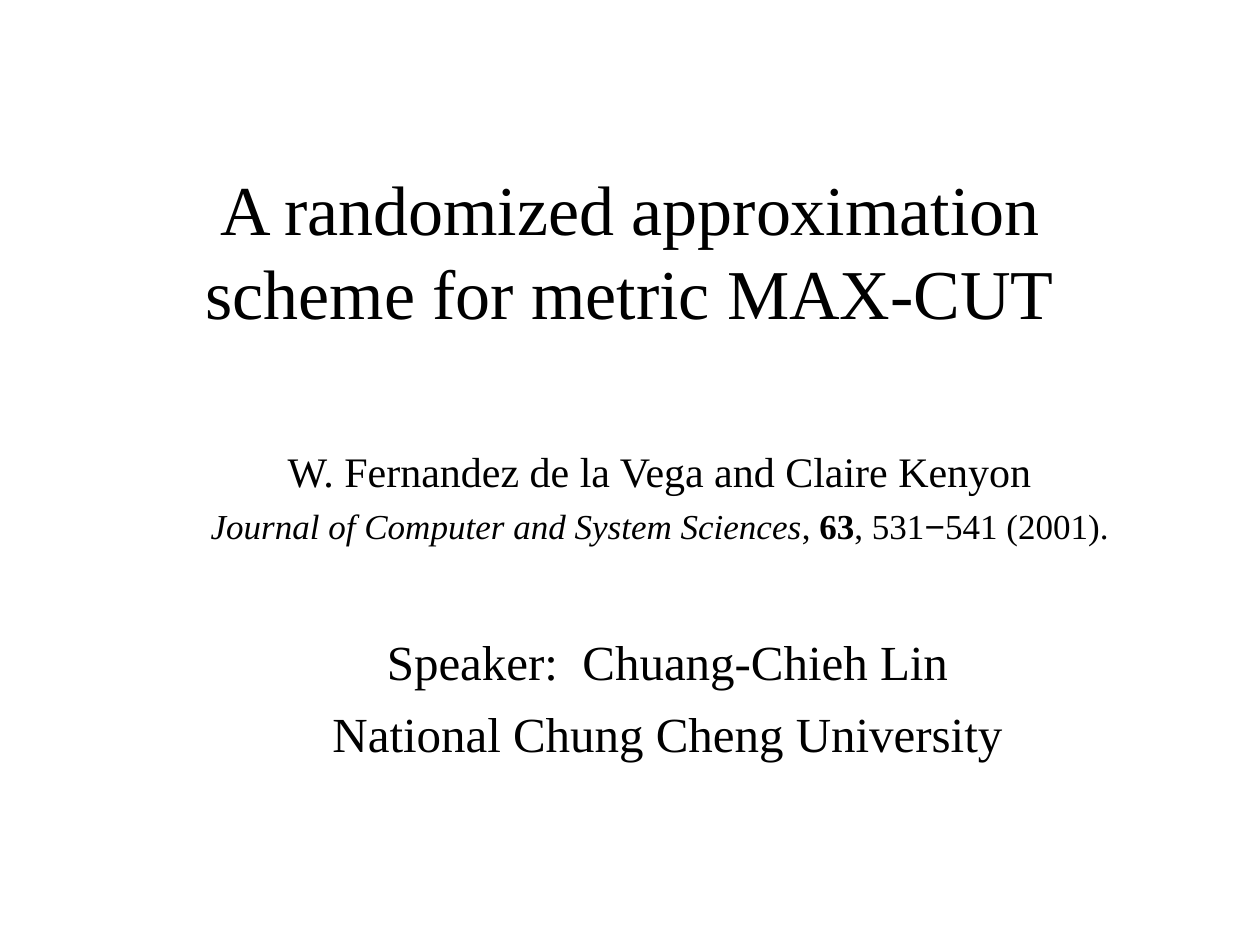
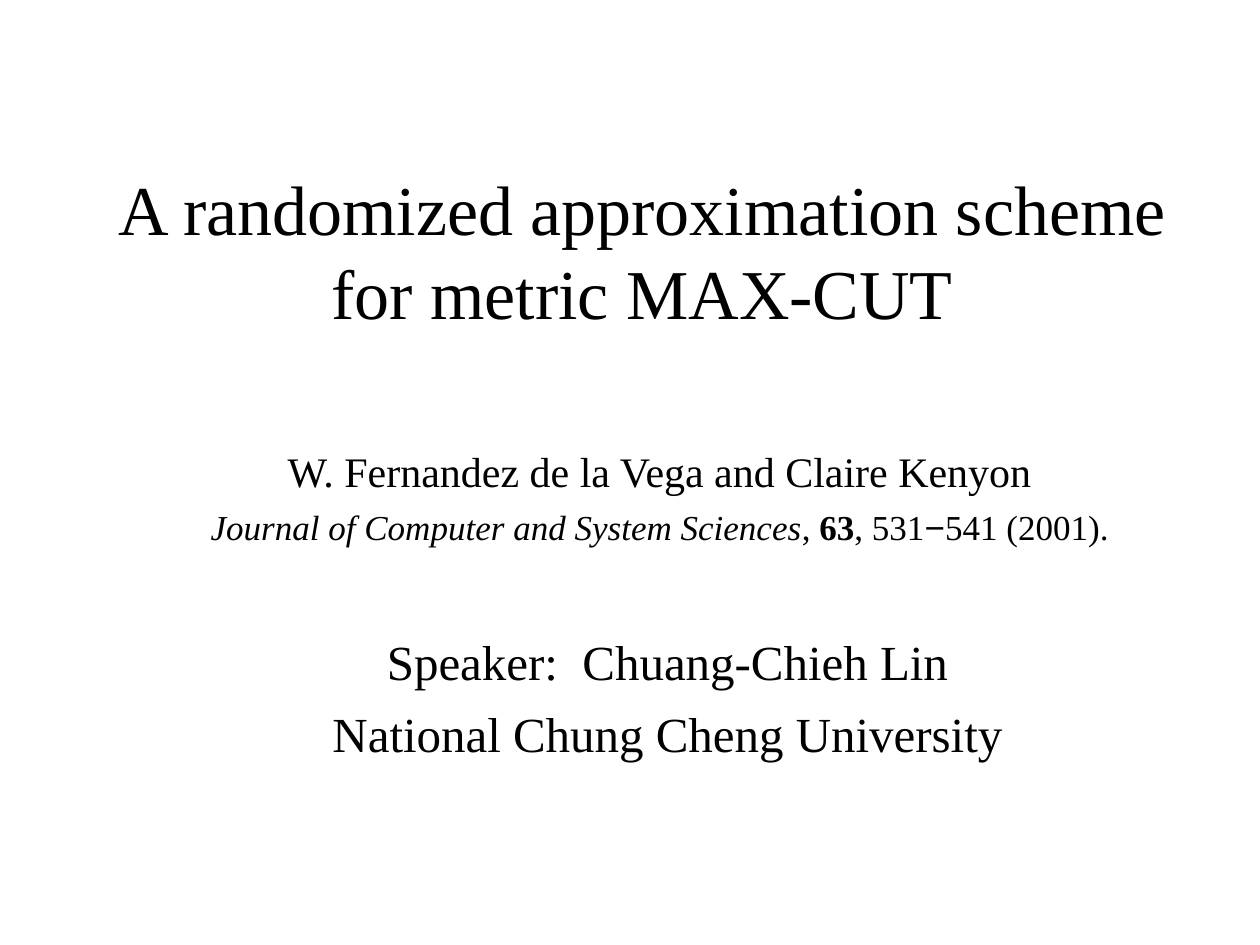
Before and after one commit to josephcclin/josephcclin.github.io, a slide deck: slide 1 of paper/A_Randomized_Approximation_Scheme_for_Metric_MAX-CUT.ppt. Drawn at 1260x945 pixels with LibreOffice and Linux fonts; fonts in the diff are those of the drawing. Boxes give left, top, right and bottom in pixels: in the first picture for what was removed or moved away, otherwise in the second. Text is boxed around its words. In the diff, an @@ line names an element or a change of style, - is before the commit and + after.

Commit message:
randomized metric max-cut

```diff
--- a/paper/A_Randomized_Approximation_Scheme_for_Metric_MAX-CUT.ppt
+++ b/paper/A_Randomized_Approximation_Scheme_for_Metric_MAX-CUT.ppt
@@ title "A randomized approximation scheme for ..." rewrapped from [205, 186, 1053, 320] to [119, 186, 1166, 320] @@
```
Also in this commit, not shown: 23 other slides changed, 1 slide added, 1 slide removed, 2 other files.
